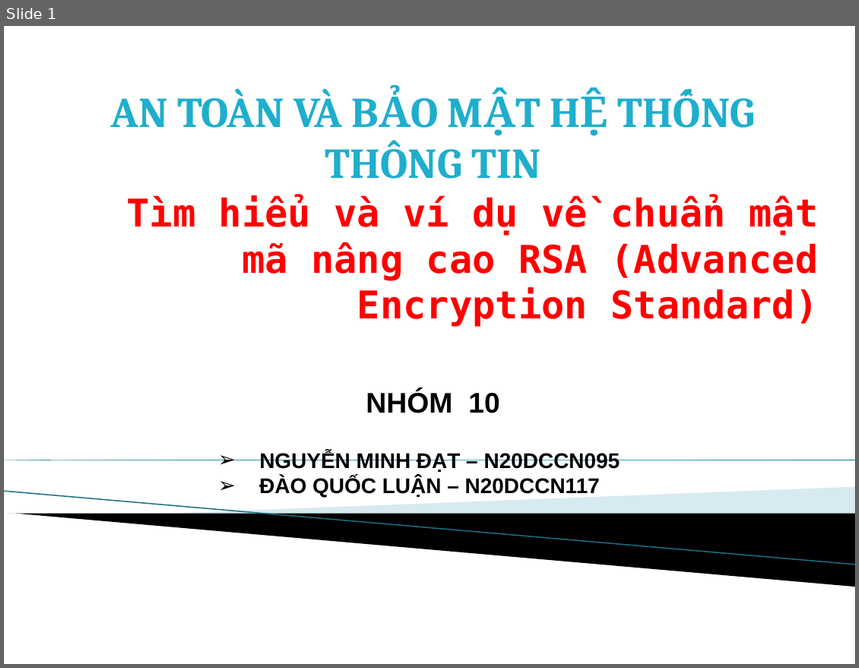
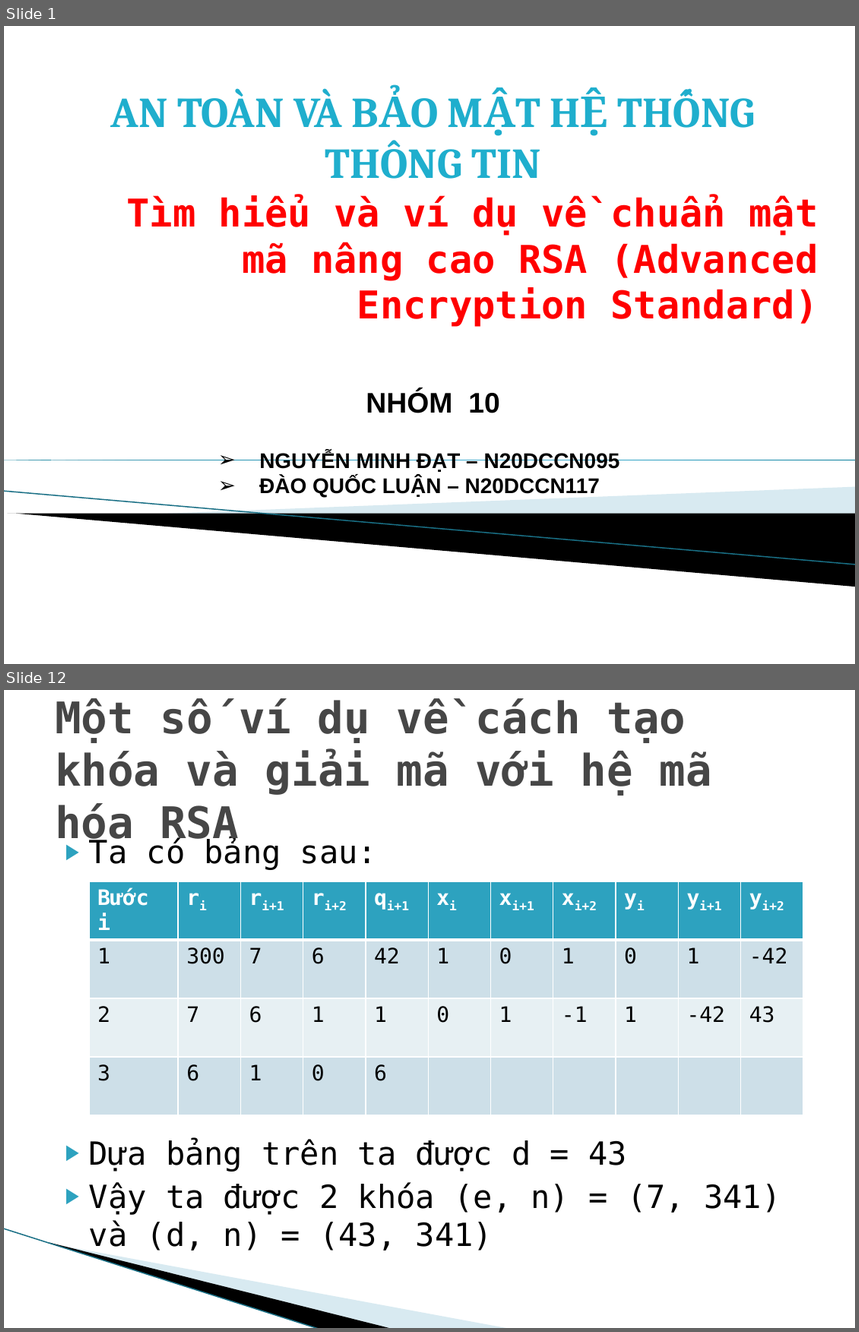
Before and after one commit to datnmdev/RSA-ATVBMTT, a slide deck: ATVBMHTTT.pptx. Shown one above the other, each under a label of ours: slide 1 before the commit, slides 1 and 12 after it; the slides between them are not shown. The pictures are 859x668 and 859x1332 pixels, drawn with LibreOffice and Linux fonts; fonts in the diff are those of the drawing; background and template pictures are left out. Boxes give left, top, right and bottom in pixels: in the first picture for what was removed or moved away, otherwise in the second. Text is boxed around its words. In the diff, an @@ line names an element or a change of style, - is before the commit and + after.

```diff
--- a/ATVBMHTTT.pptx
+++ b/ATVBMHTTT.pptx
@@ slide 12 added at box(4, 690, 855, 1328), background #FFFFFF @@
@@ title added at box(55, 698, 712, 847), 36.9 pt, text #464646, bold @@
+Một số ví dụ về cách tạo khóa và giải mã với hệ mã hóa RSA
@@ text added at box(89, 837, 781, 1254), 27 pt, text #000000 @@
+▶ Ta có bảng sau:
+▶ Dựa bảng trên ta được d = 43
+▶ Vậy ta được 2 khóa (e, n) = (7, 341) và (d, n) = (43, 341)
@@ table added at box(89, 882, 800, 1116), 4 rows, 11 columns @@
+Bước i | ri | ri+1 | ri+2 | qi+1 | xi | xi+1 | xi+2 | yi | yi+1 | yi+2
+1 | 300 | 7 | 6 | 42 | 1 | 0 | 1 | 0 | 1 | -42
+2 | 7 | 6 | 1 | 1 | 0 | 1 | -1 | 1 | -42 | 43
+3 | 6 | 1 | 0 | 6 |  |  |  |  |  | 
@@ line added from (4, 1229) to (320, 1328), #97C5D8 0.95 pt @@
@@ freeform shape added at box(49, 1243, 393, 1328), fill #000000 @@
@@ freeform shape added at box(51, 1243, 510, 1328), fill #A0CBDC at 40% opacity @@
```
Also in this commit, not shown: 9 slides changed, 12 other slides added, 8 slides removed, 12 other files.
